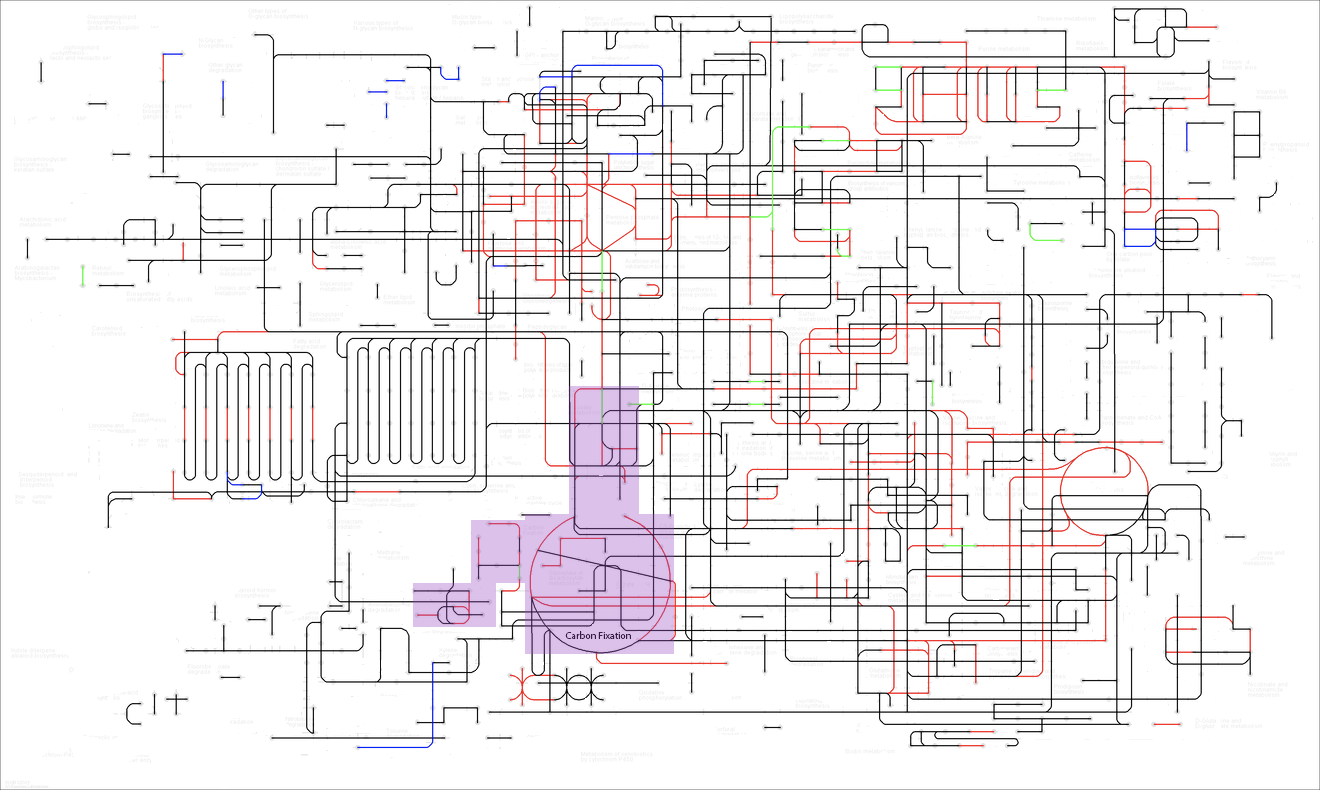
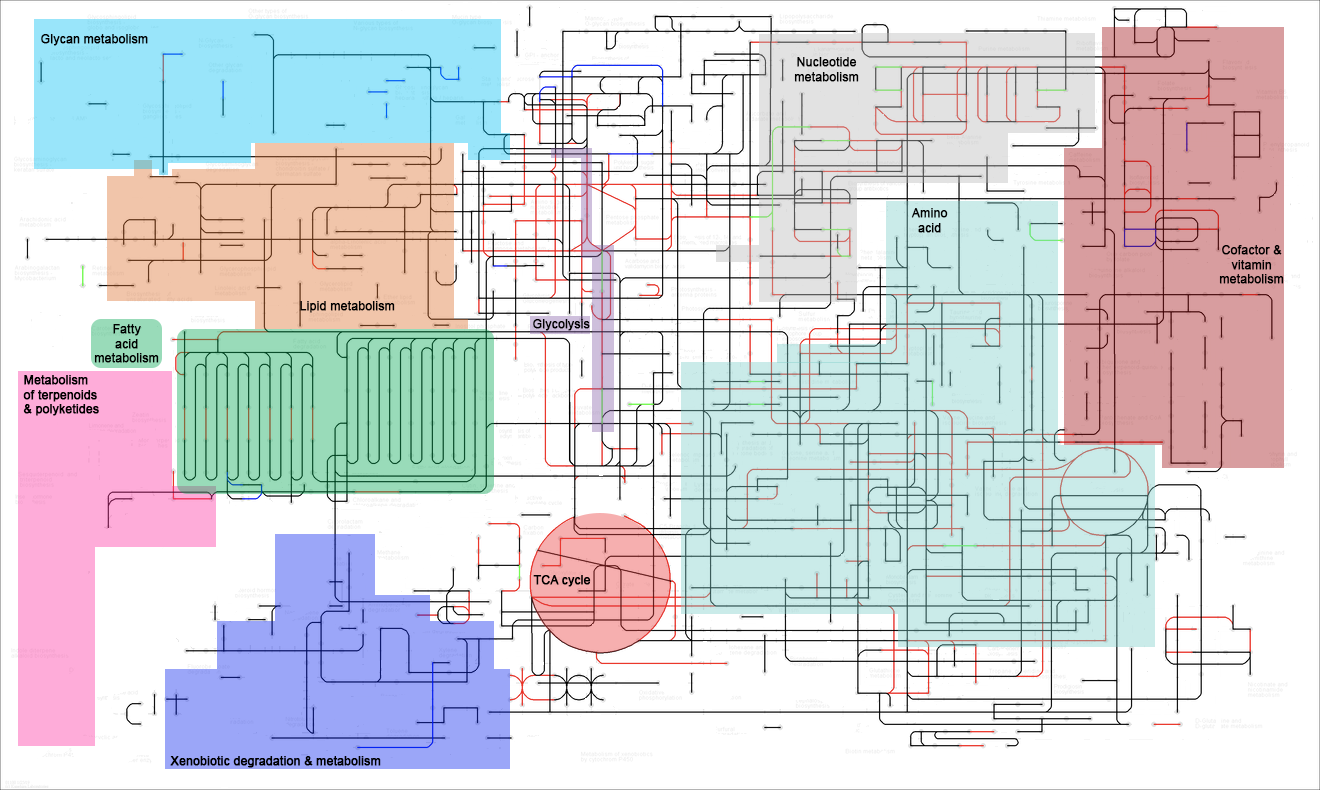
Two versions of the same layered image (1320px x 790px). Layer-by-layer changes:
added group "Nucleotide metabolism" (1st of 6) with 5 layers above "Cofactor & vitamin" over [716, 33, 1095, 302]
added group "Cofactor & vitamin" (1st of 5) with 4 layers above "Amino acid" over [1064, 27, 1284, 468]
added layer "Cofactor & vitamin" (5th of 5, in "Cofactor & vitamin") (40%) in group "Cofactor & vitamin" over [1102, 27, 1284, 445]
added group "Amino acid" (1st of 7) with 6 layers above "Glycolysis" over [681, 201, 1155, 647]
added layer "Amino acid" (4th of 7, in "Amino acid") (40%) in group "Amino acid" over [886, 201, 1058, 445]
added layer "Amino acid" (6th of 7, in "Amino acid") (40%) in group "Amino acid" over [681, 362, 886, 614]
added layer "Amino acid" (7th of 7, in "Amino acid") (40%) in group "Amino acid" over [898, 445, 1155, 647]
added group "Glycan metabolism" (1st of 8) with 7 layers above "Lipid metabolism" over [34, 19, 510, 175]
added layer "Glycan metabolism" (4th of 8, in "Glycan metabolism") (40%) in group "Glycan metabolism" over [168, 19, 468, 143]
added group "Lipid metabolism" (1st of 7) with 6 layers above "Fatty acid metabolism" over [107, 143, 468, 329]
added layer "Lipid metabolism" (6th of 7, in "Lipid metabolism") (40%) in group "Lipid metabolism" over [255, 143, 454, 329]
added group "Fatty acid metabolism" (1st of 4) with 3 layers above "Metabolism of terpenoids" over [91, 319, 494, 494]
added layer "Fatty acid metabolism" (4th of 4, in "Fatty acid metabolism") (40%) in group "Fatty acid metabolism" over [177, 329, 494, 494]
added group "Metabolism of terpenoids" (1st of 2) with 4 layers above "Xenobiotic" over [18, 371, 216, 746]
added group "Xenobiotic" with 5 layers above "TCA cycle" over [165, 534, 510, 769]
added layer "Main Image" (1st of 2) above "Main Image" over [18, 19, 1284, 769]
…and 46 more changes (41 added, 1 painted, 4 removed, 1 renamed, 1 stack)
